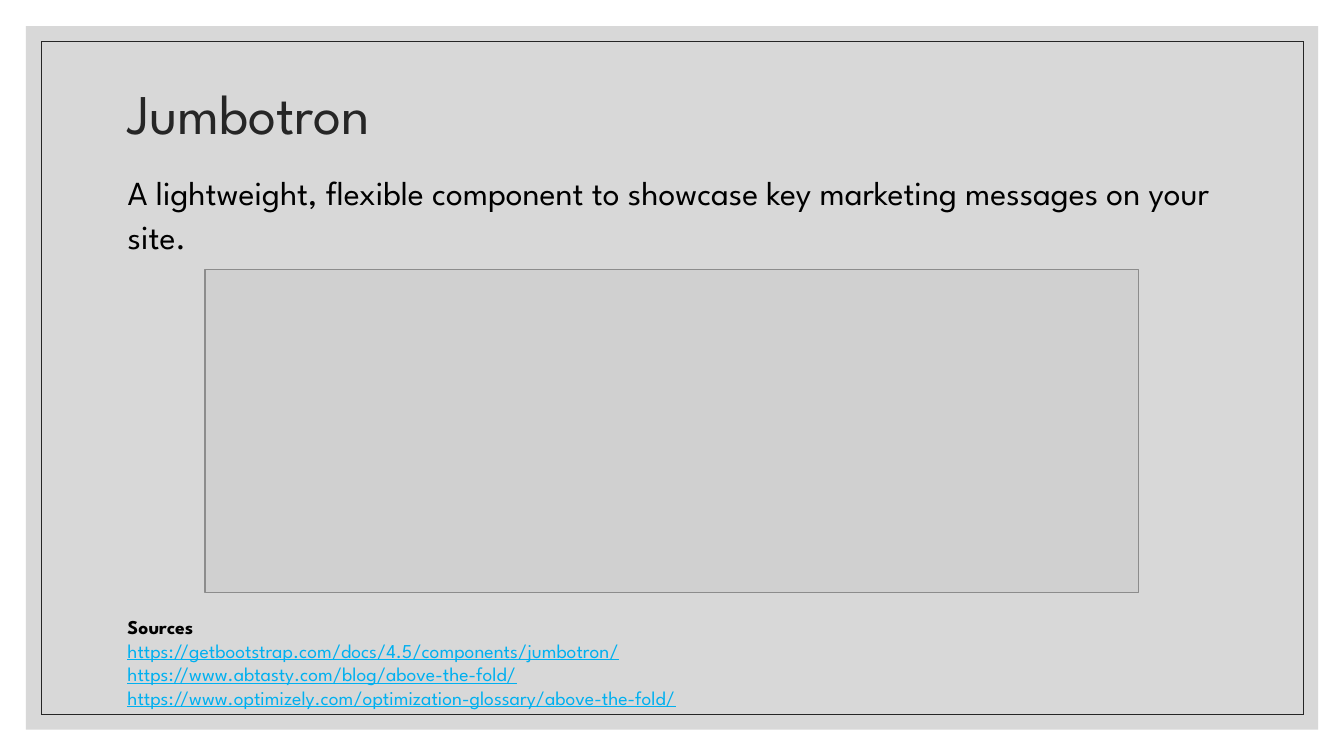
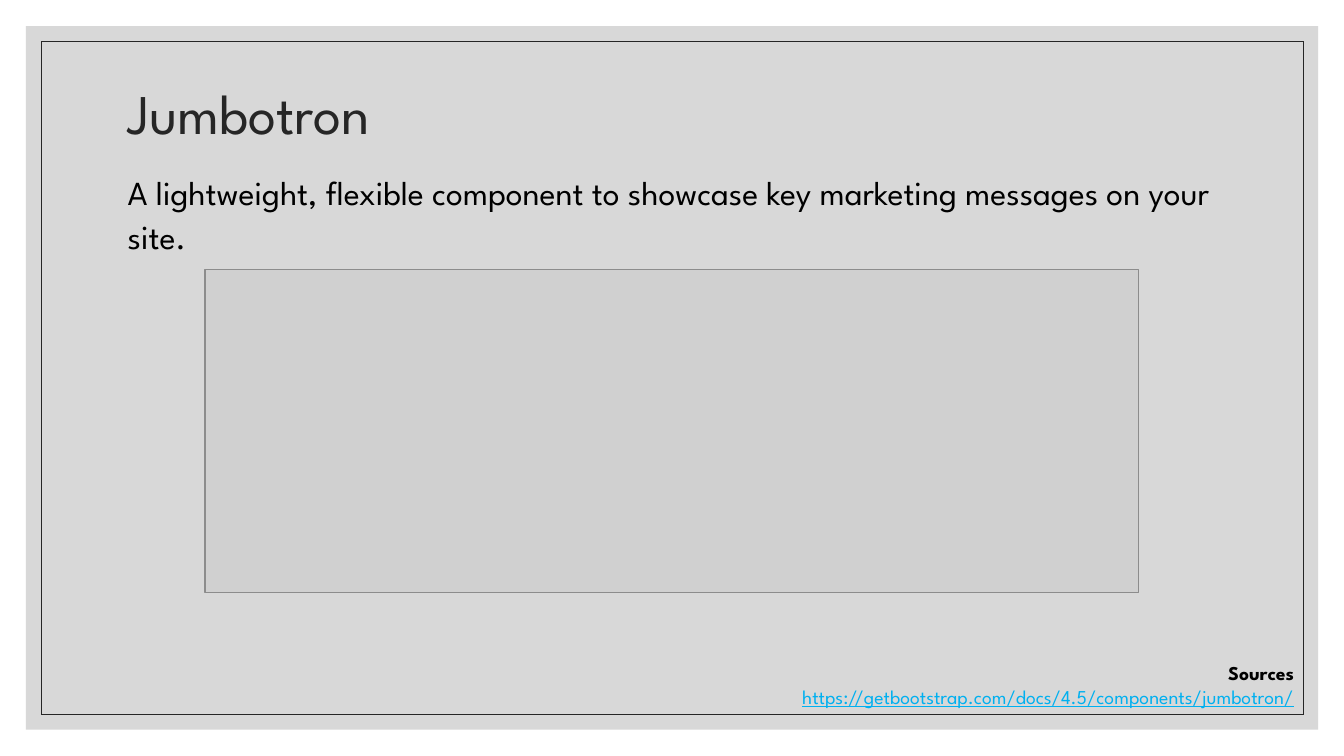
Before and after one commit to paulsmithkc/awd1000_base_lab_and_homework, a slide deck: slide 2 of bootstrap/slides/05 Bootstrap Jumbotron.pptx. Drawn at 1344x756 pixels with LibreOffice and Linux fonts; fonts in the diff are those of the drawing; grey boxes stand for pictures. Boxes give left, top, right and bottom in pixels: in the first picture for what was removed or moved away, otherwise in the second. Text is boxed around its words. In the diff, an @@ line names an element or a change of style, - is before the commit and + after.

Commit message:
jumbotrons

```diff
--- a/bootstrap/slides/05 Bootstrap Jumbotron.pptx
+++ b/bootstrap/slides/05 Bootstrap Jumbotron.pptx
@@ text "Sources": place and size @@
-text "Sources" at [127,621,675,710]
+text "Sources" at [802,667,1294,709]
@@ text "Sources" at [802,667,1294,709]: alignment left to right @@
@@ text at [127,661,675,710]: paragraphs removed @@
-https://www.abtasty.com/blog/above-the-fold/
-https://www.optimizely.com/optimization-glossary/above-the-fold/
```
Also in this commit, not shown: 2 other slides changed, 5 slides added, 1 other file.
